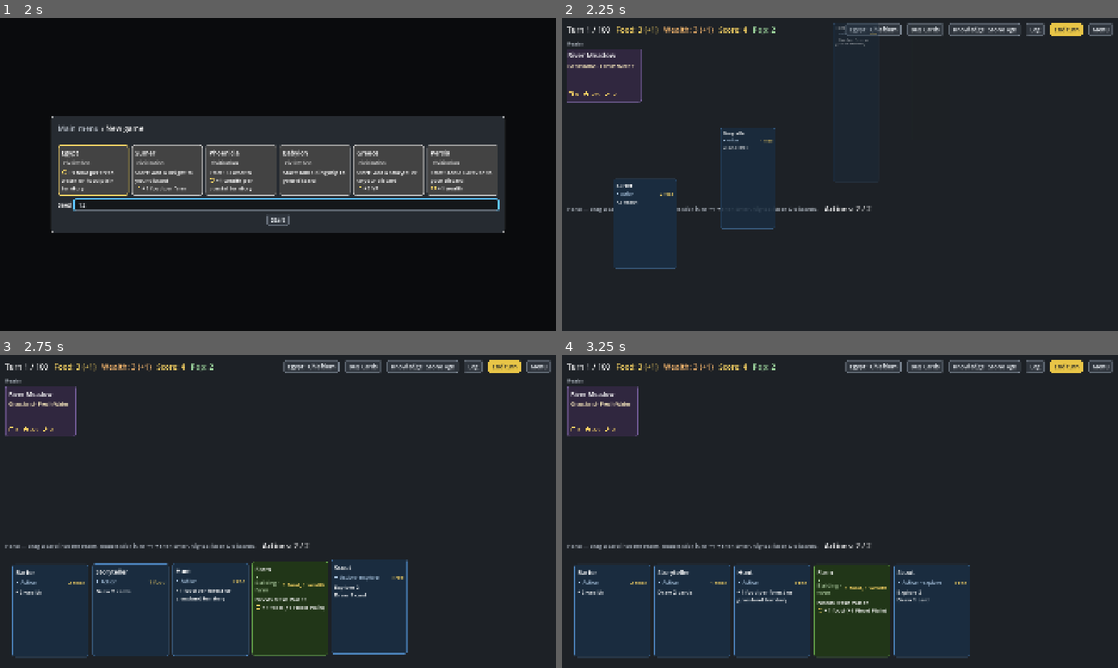
Above: before the commit, frames 1-4 (two rows, left to right).
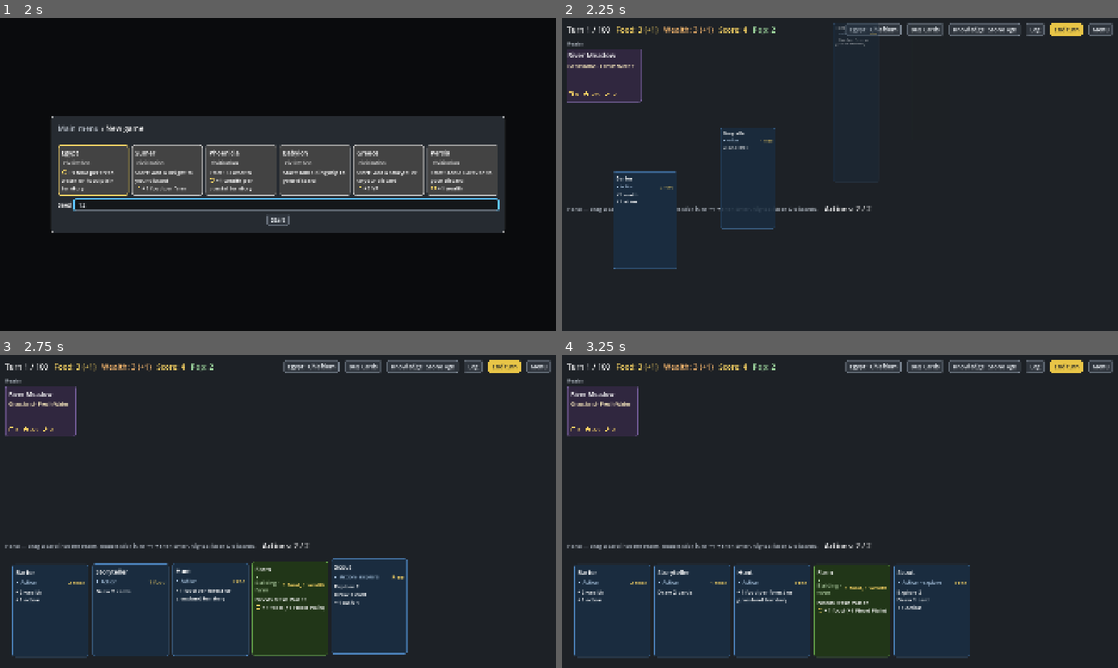
Above: after the commit, the same moments.

Repository: r888888888/4x-card-game
Game: Godot game, scene res://ui/main.tscn
Two runs of this game, one before a commit and one after it. Both use one fixed random seed, a clock stepped at 60 frames per second and the inputs below.
Inputs (mouse positions are in pixels of both pictures, inside the frame that each line leads up to):
- Up to frame 1 (2 s): click "New game" at 0.5 s; click (283, 205) at 1.27 s; type "12" at 1.35 s
- Up to frame 2 (2.25 s): click "Start" at 2 s
- Up to frame 3 (2.75 s): no input
- Up to frame 4 (3.25 s): tap Enter (ui_accept) at 2.75 s; drag from (600, 411) to (895, 442) at 2.77 s

Frame 1 is identical in both runs. In frame 2, 0.4% of the frame differs, in the area x 9-21%, y 48-81%; in frame 3, 0.3%; in frame 4, less than 0.1%.

Commit message:
128: gain_actions gives actions this turn; Scout and Barter give +1 action
Co-Authored-By: Claude Opus 5.5 <noreply@anthropic.com>

Diff:
--- a/data/cards.json
+++ b/data/cards.json
@@ -34,12 +34,12 @@
     {
       "id": "scout", "name": "Scout", "type": "action",
       "cost": {}, "vp": 0, "tags": ["explore"],
-      "effects": [ { "op": "explore" }, { "op": "draw", "amount": 1 } ]
+      "effects": [ { "op": "explore" }, { "op": "draw", "amount": 1 }, { "op": "gain_actions", "amount": 1 } ]
     },
     {
       "id": "barter", "name": "Barter", "type": "action",
       "cost": { "food": 2 }, "vp": 0, "tags": [],
-      "effects": [ { "op": "gain", "resource": "wealth", "amount": 2 } ]
+      "effects": [ { "op": "gain", "resource": "wealth", "amount": 2 }, { "op": "gain_actions", "amount": 1 } ]
     },
     {
       "id": "hunt", "name": "Hunt", "type": "action",
--- a/engine/card_play.gd
+++ b/engine/card_play.gd
@@ -99,10 +99,11 @@
 	return gov.cards[0].def.actions
 
 
-## Actions left this turn: actions_per_turn less the cards played from hand, never below 0; -1 when unlimited.
+## Actions left this turn: actions_per_turn plus those gain_actions gave (128), less the cards played from hand, never
+## below 0; -1 when unlimited.
 static func actions_left(e: GameEngine) -> int:
 	var per_turn := actions_per_turn(e)
-	return -1 if per_turn < 0 else maxi(0, per_turn - e.state.actions_used)
+	return -1 if per_turn < 0 else maxi(0, per_turn + e.state.actions_gained - e.state.actions_used)
 
 
 ## Buildings target a territory; other cards need a target if a "play" effect does.
--- a/engine/data_loader.gd
+++ b/engine/data_loader.gd
@@ -277,6 +277,8 @@
 		return "trigger 'start' only works on civilizations"
 	if effect.target_zone() != "" or effect.opens_choice():
 		return "'%s' can't trigger on start (it needs a target or a choice)" % effect.op
+	if effect.needs_a_turn():
+		return "'%s' can't trigger on start (it only lasts the turn it's played)" % effect.op
 	return ""
 
 
@@ -287,6 +289,8 @@
 		return "%s %s effect can't use 'keyword' (%s %s has no territory)" % [article, type, article, type]
 	if effect.target_zone() != "":
 		return "%s %s effect can't need a target" % [article, type]
+	if type == CardDef.EVENT and effect.needs_a_turn():
+		return "an event effect can't use '%s' (an event resolves after your plays)" % effect.op
 	if effect.needs_own_territory():
 		return "%s %s effect can't act on its own territory (%s %s has none; use 'each')" % [article, type, article, type]
 	return ""
--- a/engine/effect.gd
+++ b/engine/effect.gd
@@ -18,6 +18,12 @@
 ## Whether this op may use trigger "upkeep": true only for ops that change nothing but resources, bonus score and
 ## pop. Nobody can choose or target during upkeep, and upkeep_forecast reports only resources and starve.
 func upkeep_ok() -> bool:
+	return false
+
+
+## Whether this effect only means something during the player's turn, before it ends (gain_actions, 128): the loader
+## keeps it off start and off events, which resolve after the player's plays.
+func needs_a_turn() -> bool:
 	return false
 
 
--- a/engine/effect_registry.gd
+++ b/engine/effect_registry.gd
@@ -20,6 +20,7 @@
 	"trash": preload("res://engine/effects/trash_effect.gd"),
 	"lose": preload("res://engine/effects/lose_effect.gd"),
 	"lose_pop": preload("res://engine/effects/lose_pop_effect.gd"),
+	"gain_actions": preload("res://engine/effects/gain_actions_effect.gd"),
 }
 
 
--- /dev/null
+++ b/engine/effects/gain_actions_effect.gd
@@ -0,0 +1,30 @@
+extends Effect
+## { "op": "gain_actions", "amount": 1 }
+## Gives amount more actions this turn (backlog 128); amount defaults to 1. Play only: an upkeep or start has no turn
+## to spend them in, and an event resolves after the player's plays. Does nothing while actions are unlimited.
+
+var amount: int
+
+
+func fields() -> Array[String]:
+	return ["amount"]
+
+
+func needs_a_turn() -> bool:
+	return true
+
+
+func configure(data: Dictionary, _ctx: Dictionary, errors: Array[String]) -> void:
+	amount = Fields.read_int(data, "amount", errors, 1, 1)
+
+
+func apply(engine: GameEngine, source: CardInstance) -> void:
+	engine.gain_actions(amount, source)
+
+
+func describe(_card_db: Dictionary) -> String:
+	return "+%d action%s" % [amount, "" if amount == 1 else "s"]
+
+
+func describe_long(card_db: Dictionary) -> String:
+	return describe(card_db) + " this turn"
--- a/engine/engine_core.gd
+++ b/engine/engine_core.gd
@@ -170,6 +170,14 @@
 	Research.add_era(self, n, source)
 
 
+## Gives amount more actions this turn (128). Does nothing while actions are unlimited.
+func gain_actions(amount: int, source: CardInstance) -> void:
+	if CardPlay.actions_per_turn(self) < 0:
+		return
+	state.actions_gained += amount
+	_log("  %s: +%d action%s" % [source.def.name, amount, "" if amount == 1 else "s"])
+
+
 func add_score(amount: int, source: CardInstance) -> void:
 	bonus_score += amount
 	if not _outcome.is_empty():
--- a/engine/game_state.gd
+++ b/engine/game_state.gd
@@ -16,6 +16,7 @@
 var eras_added: Array[int] = []  # eras add_era has already shuffled in
 var discard_left := 0  # cards still to discard before the turn can end; 0 = none pending
 var actions_used := 0  # cards played from hand this turn (127)
+var actions_gained := 0  # actions gain_actions effects gave this turn (128)
 var supply: Dictionary = {}  # card_id -> copies left to buy, in config order
 var locked_supply: Dictionary = {}  # card_id -> true for piles not yet unlocked (057)
 var next_uid := 1
@@ -46,6 +47,7 @@
 	s.eras_added = eras_added.duplicate()
 	s.discard_left = discard_left
 	s.actions_used = actions_used
+	s.actions_gained = actions_gained
 	s.supply = supply.duplicate()
 	s.locked_supply = locked_supply.duplicate()
 	s.next_uid = next_uid
--- a/engine/turn_loop.gd
+++ b/engine/turn_loop.gd
@@ -120,6 +120,7 @@
 static func start_turn(e: GameEngine) -> void:
 	e.turn += 1
 	e.state.actions_used = 0
+	e.state.actions_gained = 0
 	e._log("— Turn %d —" % e.turn)
 	resolve_upkeep(e)
 	if e.population_on():
Not shown, added: engine/effects/gain_actions_effect.gd.uid
